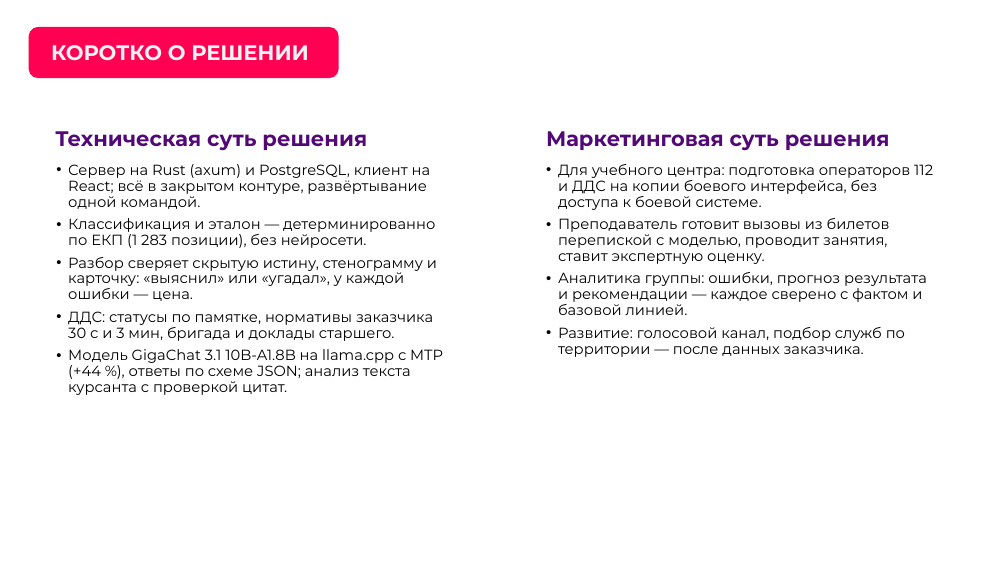
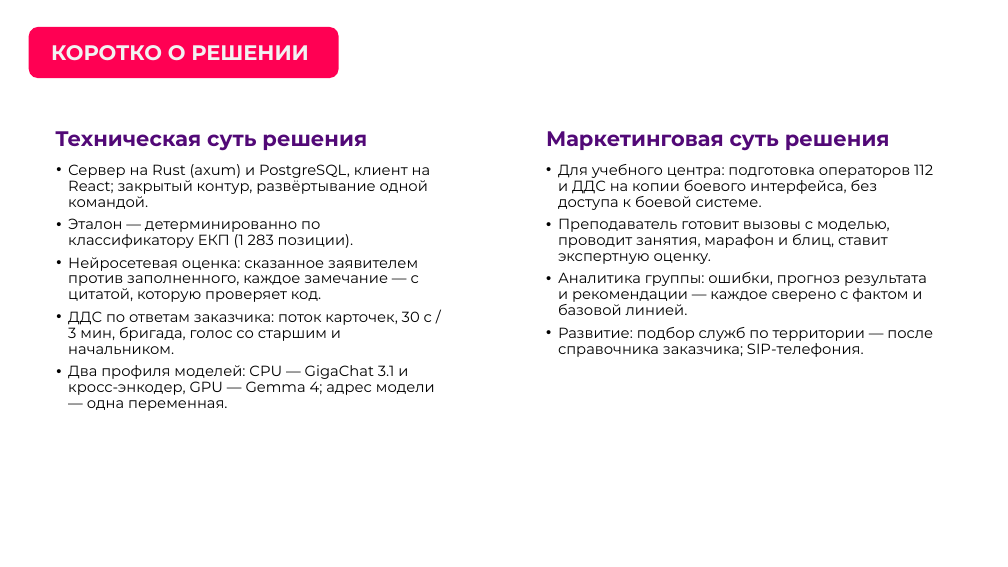
Before and after one commit to Den4ikAI/arm112-trainer_final, a slide deck: slide 5 of docs/презентация.pptx. Drawn at 1008x567 pixels with LibreOffice and Linux fonts; fonts in the diff are those of the drawing; background and template pictures are left out. Boxes give left, top, right and bottom in pixels: in the first picture for what was removed or moved away, otherwise in the second. Text is boxed around its words. In the diff, an @@ line names an element or a change of style, - is before the commit and + after.

```diff
--- a/docs/презентация.pptx
+++ b/docs/презентация.pptx
@@ text at [68, 164, 435, 411]: text changed @@
-• Сервер на Rust (axum) и PostgreSQL, клиент на React; всё в закрытом контуре, развёртывание одной командой.
-• Классификация и эталон — детерминированно по ЕКП (1 283 позиции), без нейросети.
-• Разбор сверяет скрытую истину, стенограмму и карточку: «выяснил» или «угадал», у каждой ошибки — цена.
-• ДДС: статусы по памятке, нормативы заказчика 30 с и 3 мин, бригада и доклады старшего.
-• Модель GigaChat 3.1 10B-A1.8B на llama.cpp с MTP (+44 %), ответы по схеме JSON; анализ текста курсанта с проверкой цитат.
+• Сервер на Rust (axum) и PostgreSQL, клиент на React; закрытый контур, развёртывание одной командой.
+• Эталон — детерминированно по классификатору ЕКП (1 283 позиции).
+• Нейросетевая оценка: сказанное заявителем против заполненного, каждое замечание — с цитатой, которую проверяет код.
+• ДДС по ответам заказчика: поток карточек, 30 с / 3 мин, бригада, голос со старшим и начальником.
+• Два профиля моделей: CPU — GigaChat 3.1 и кросс-энкодер, GPU — Gemma 4; адрес модели — одна переменная.
@@ text at [558, 218, 890, 264]: text changed @@
-• Преподаватель готовит вызовы из билетов перепиской с моделью, проводит занятия, ставит экспертную оценку.
+• Преподаватель готовит вызовы с моделью, проводит занятия, марафон и блиц, ставит экспертную оценку.
@@ text at [558, 327, 933, 357]: text changed @@
-• Развитие: голосовой канал, подбор служб по территории — после данных заказчика.
+• Развитие: подбор служб по территории — после справочника заказчика; SIP-телефония.
```
Also in this commit, not shown: 1 other slide changed, 19 slides added, 12 slides removed, 9 other files.
